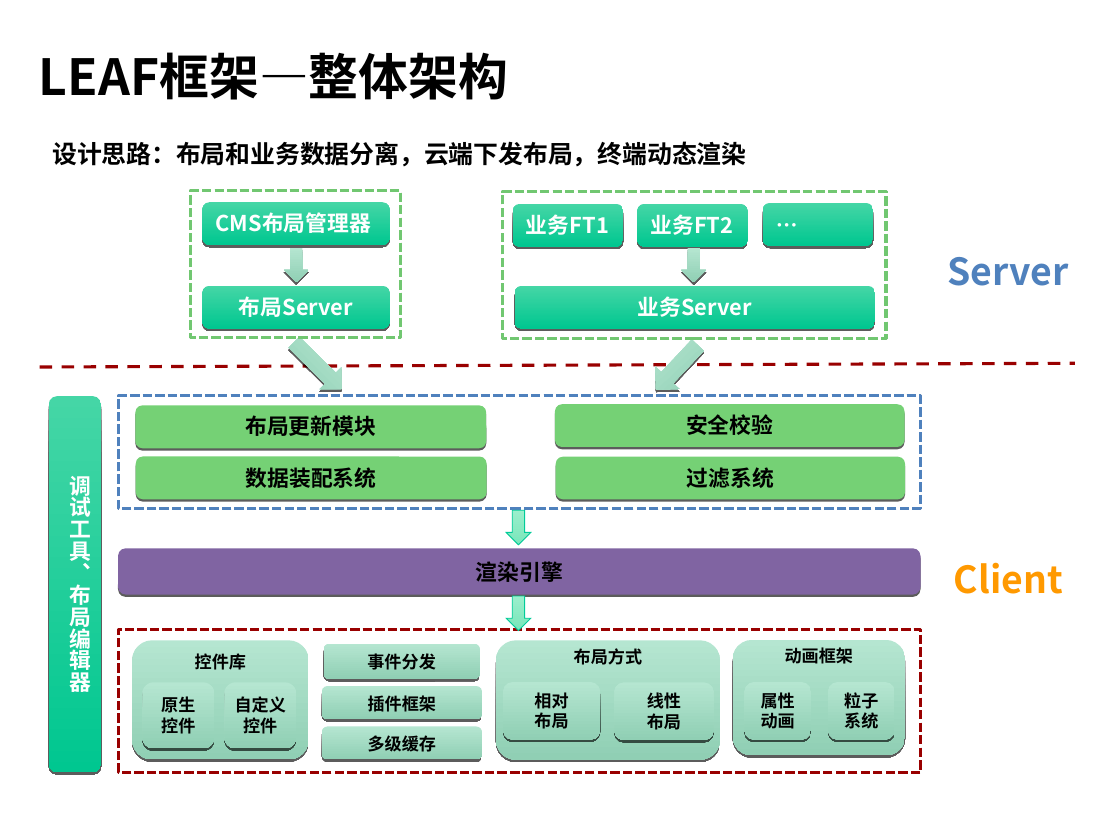
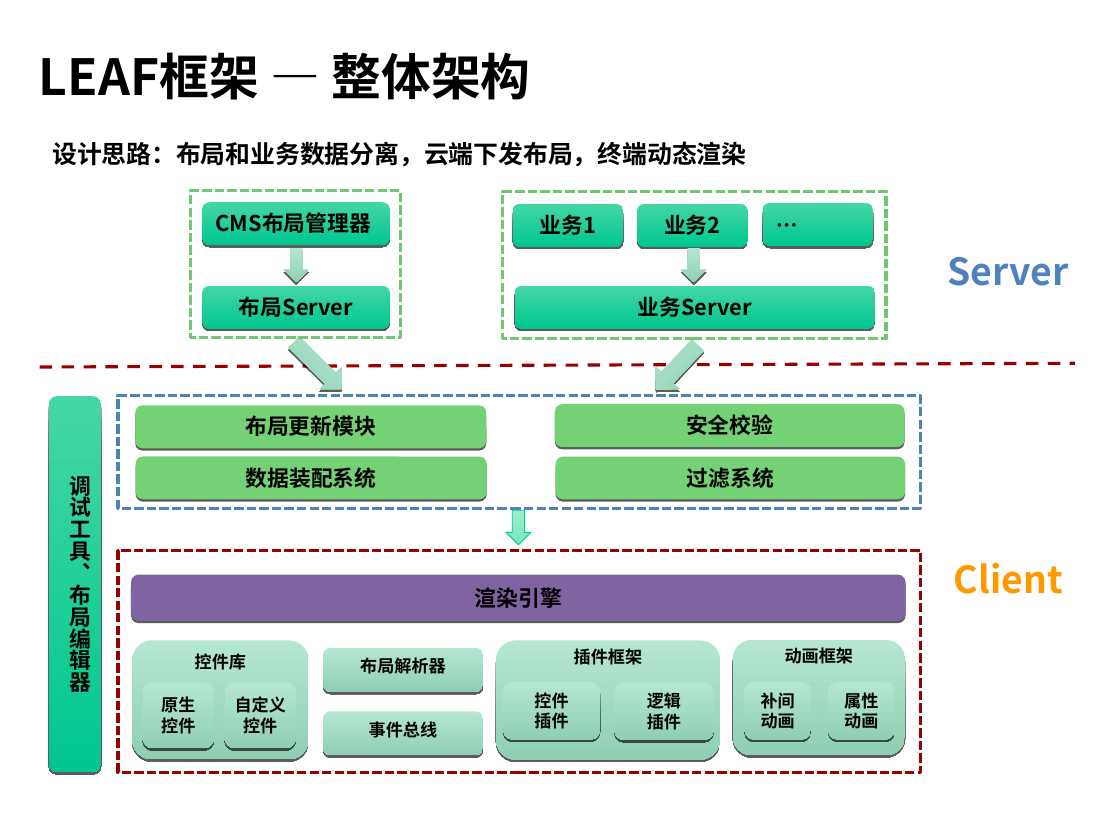
Before and after one commit to hamlingong/data, a slide deck: slide 8 of promote/深圳合肥大连组_hamlingong(龚海龙).ppt. Drawn at 1120x840 pixels with LibreOffice and Linux fonts; fonts in the diff are those of the drawing; background and template pictures are left out. Boxes give left, top, right and bottom in pixels: in the first picture for what was removed or moved away, otherwise in the second. Text is boxed around its words. In the diff, an @@ line names an element or a change of style, - is before the commit and + after.

```diff
--- a/promote/深圳合肥大连组_hamlingong(龚海龙).ppt
+++ b/promote/深圳合肥大连组_hamlingong(龚海龙).ppt
@@ text at (39, 52, 530, 100): spaces changed @@
-LEAF框架—整体架构
+LEAF框架 — 整体架构
@@ text colour #FFFFFF to #000000 in 5 elements at (203, 203, 390, 245), (203, 286, 390, 328), (515, 286, 876, 328), (48, 396, 101, 773), (763, 203, 872, 245) @@
@@ text in rounded rectangle at (540, 214, 597, 235): text changed; text colour #FFFFFF to #000000 @@
-业务FT1
+业务1
@@ text in rounded rectangle at (664, 214, 721, 235): text changed; text colour #FFFFFF to #000000 @@
-业务FT2
+业务2
@@ rectangle: place and size @@
-rectangle at (118, 629, 920, 773)
+rectangle at (118, 551, 920, 773)
@@ rounded rectangle "渲染引擎": place and size @@
-rounded rectangle "渲染引擎" at (118, 549, 920, 595)
+rounded rectangle "渲染引擎" at (131, 575, 906, 620)
@@ rounded rectangle added at (324, 647, 484, 691), fill gradient #B5E6D1 to #90CFB4, 11 pt, text #000000, bold @@
+布局解析器
@@ rounded rectangle "插件框架": place and size @@
-rounded rectangle "插件框架" at (323, 687, 483, 719)
+rounded rectangle "插件框架" at (496, 641, 720, 760)
@@ rounded rectangle added at (745, 682, 811, 740), fill gradient #B5E6D1 to #90CFB4, 11 pt, text #000000, bold @@
+补间
+动画
@@ rounded rectangle "属性": place and size @@
-rounded rectangle "属性" at (745, 682, 811, 740)
+rounded rectangle "属性" at (828, 682, 894, 740)
@@ group removed at (323, 596, 894, 760): 3 rounded rectangles, 1 down arrow @@
-布局方式
-多级缓存
-粒子
-系统
@@ rounded rectangle "事件总线": place and size @@
-rounded rectangle "事件总线" at (324, 644, 480, 680)
+rounded rectangle "事件总线" at (324, 711, 484, 755)
@@ text in rounded rectangle at (534, 692, 568, 729): text changed @@
-相对
-布局
+控件
+插件
@@ text in rounded rectangle at (647, 690, 681, 730): text changed @@
-线性
-布局
+逻辑
+插件
@@ text in rounded rectangle at (369, 721, 438, 738): text changed @@
-事件分发
+事件总线
```
Also in this commit, not shown: 15 other slides changed, 1 other file.
